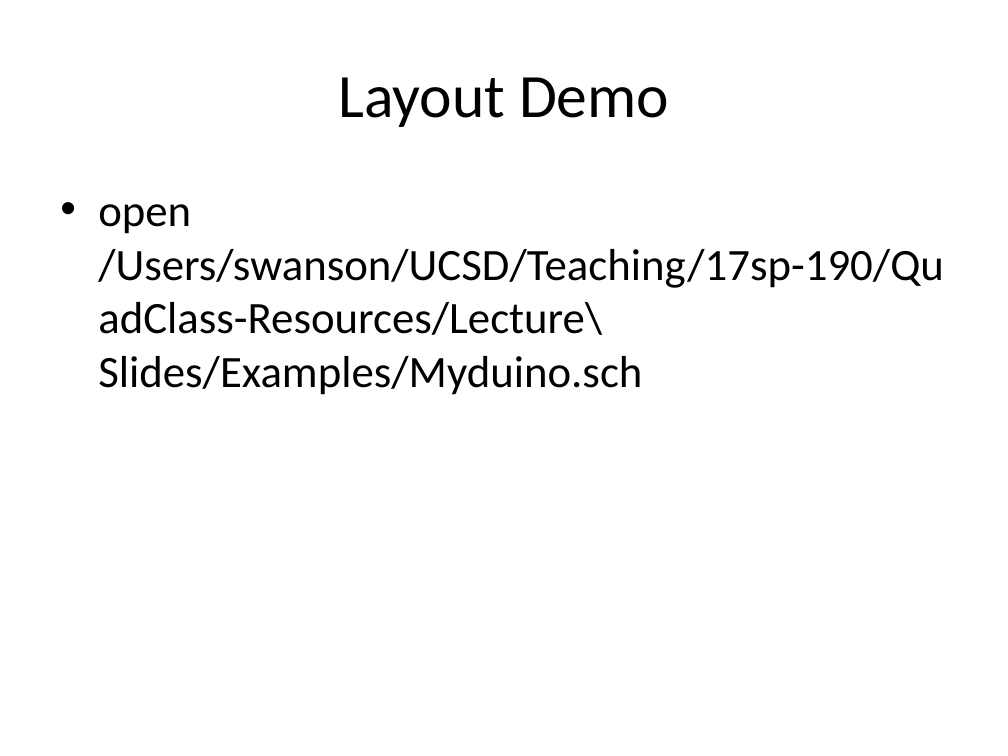
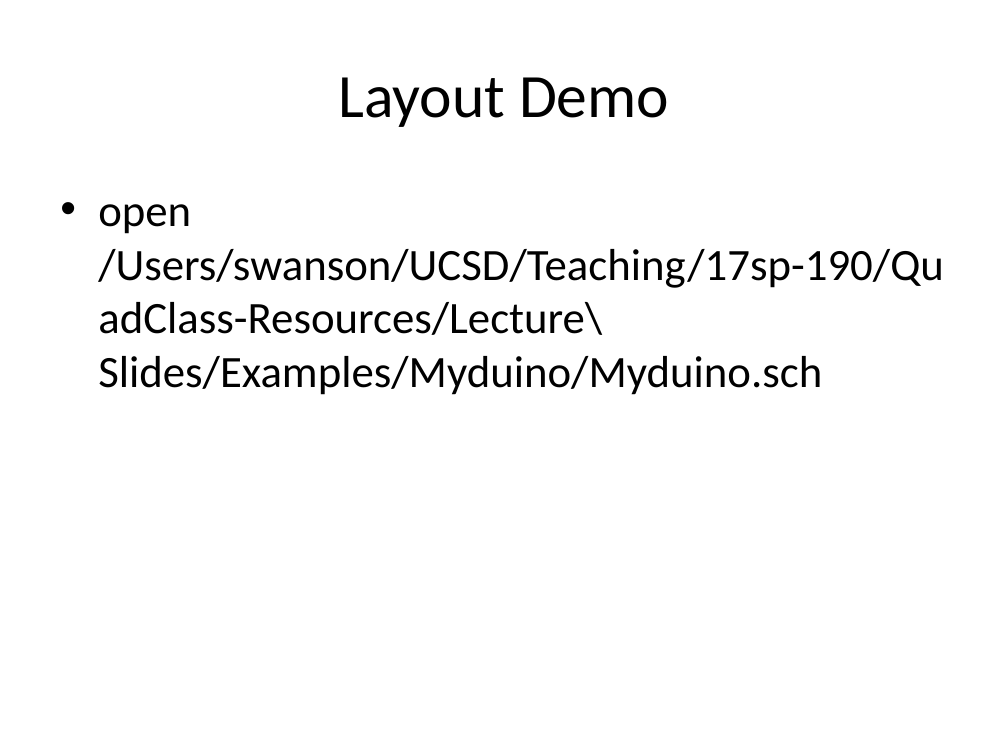
Before and after one commit to NVSL/QuadClass-Resources, a slide deck: slide 33 of Lecture Slides/Lab01-Eagle-Intro.pptx (slide 28 before the commit). Drawn at 1008x756 pixels with LibreOffice and Linux fonts; fonts in the diff are those of the drawing. Boxes give left, top, right and bottom in pixels: in the first picture for what was removed or moved away, otherwise in the second. Text is boxed around its words. In the diff, an @@ line names an element or a change of style, - is before the commit and + after.

Commit message:
gitignore.  update examples

```diff
--- a/Lecture Slides/Lab01-Eagle-Intro.pptx
+++ b/Lecture Slides/Lab01-Eagle-Intro.pptx
@@ text at bbox=[98, 204, 944, 395]: text changed @@
-• open /Users/swanson/UCSD/Teaching/17sp-190/QuadClass-Resources/Lecture\ Slides/Examples/Myduino.sch
+• open /Users/swanson/UCSD/Teaching/17sp-190/QuadClass-Resources/Lecture\ Slides/Examples/Myduino/Myduino.sch
```
Also in this commit, not shown: 5 slides added, 3 other files.
